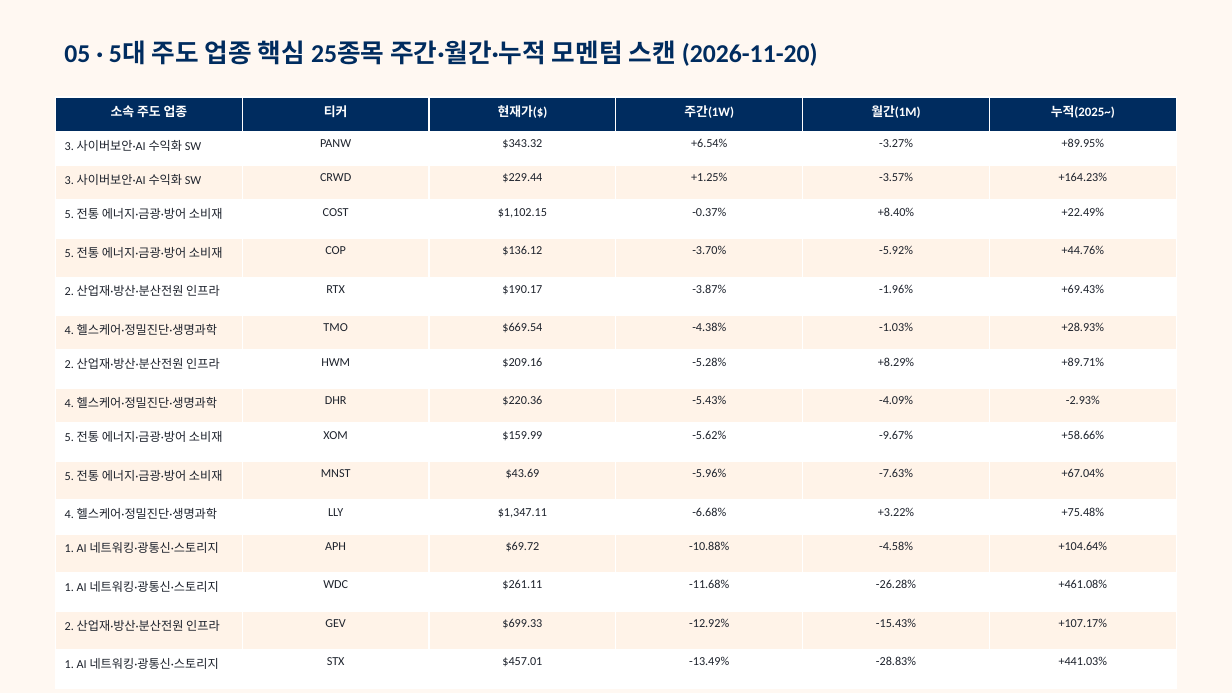
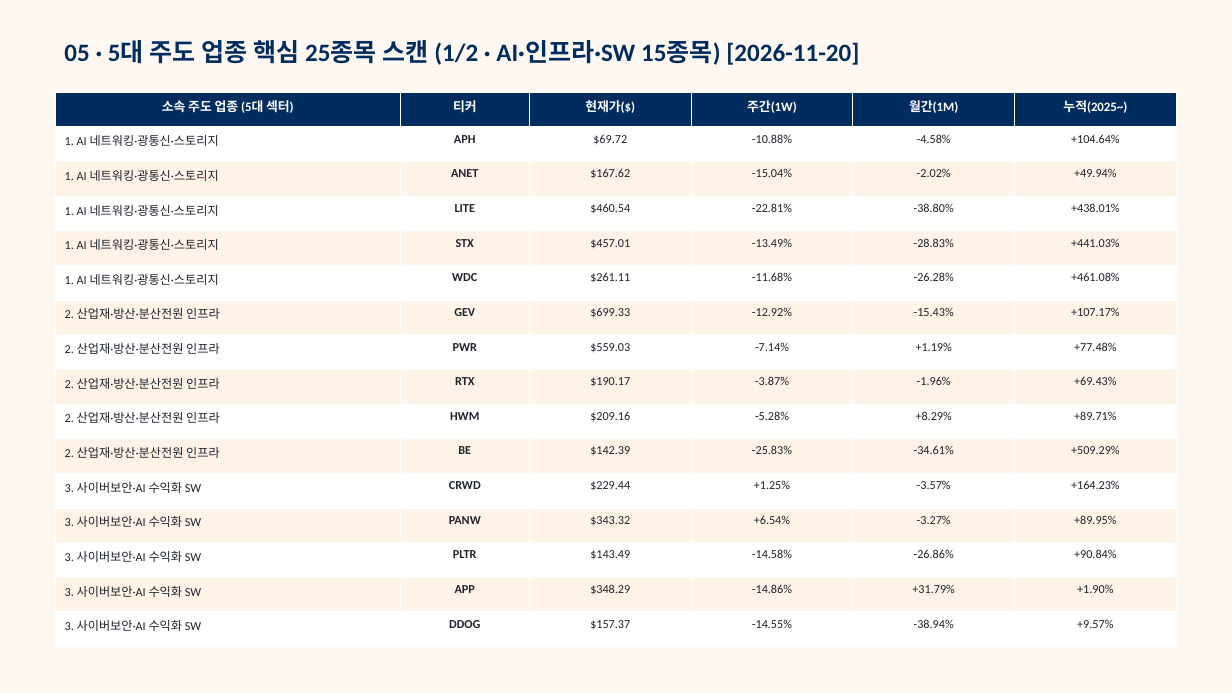
Before and after one commit to joohyunnim/ilsan-wm-us-flow-tracker, a slide deck: slide 15 of output/mirae_ilsan_wm_integrated_report_2026-11-20.pptx. Drawn at 1232x693 pixels with LibreOffice and Linux fonts; fonts in the diff are those of the drawing. Boxes give left, top, right and bottom in pixels: in the first picture for what was removed or moved away, otherwise in the second. Text is boxed around its words. In the diff, an @@ line names an element or a change of style, - is before the commit and + after.

```diff
--- a/output/mirae_ilsan_wm_integrated_report_2026-11-20.pptx
+++ b/output/mirae_ilsan_wm_integrated_report_2026-11-20.pptx
@@ text at (x1=64, y1=40, x2=859, y2=65): text changed; size 20 to 19.5 pt @@
-05 · 5대 주도 업종 핵심 25종목 주간·월간·누적 모멘텀 스캔 (2026-11-20)
+05 · 5대 주도 업종 핵심 25종목 스캔 (1/2 · AI·인프라·SW 15종목) [2026-11-20]
@@ table at (x1=55, y1=92, x2=1177, y2=647) @@
-row 1: 소속 주도 업종 | 티커 | 현재가($) | 주간(1W) | 월간(1M) | 누적(2025~)
-row 2: 3. 사이버보안·AI 수익화 SW | PANW | $343.32 | +6.54% | -3.27% | +89.95%
-row 3: 3. 사이버보안·AI 수익화 SW | CRWD | $229.44 | +1.25% | -3.57% | +164.23%
-row 4: 5. 전통 에너지·금광·방어 소비재 | COST | $1,102.15 | -0.37% | +8.40% | +22.49%
-row 5: 5. 전통 에너지·금광·방어 소비재 | COP | $136.12 | -3.70% | -5.92% | +44.76%
-row 6: 2. 산업재·방산·분산전원 인프라 | RTX | $190.17 | -3.87% | -1.96% | +69.43%
-row 7: 4. 헬스케어·정밀진단·생명과학 | TMO | $669.54 | -4.38% | -1.03% | +28.93%
-row 8: 2. 산업재·방산·분산전원 인프라 | HWM | $209.16 | -5.28% | +8.29% | +89.71%
-row 9: 4. 헬스케어·정밀진단·생명과학 | DHR | $220.36 | -5.43% | -4.09% | -2.93%
-row 10: 5. 전통 에너지·금광·방어 소비재 | XOM | $159.99 | -5.62% | -9.67% | +58.66%
-row 11: 5. 전통 에너지·금광·방어 소비재 | MNST | $43.69 | -5.96% | -7.63% | +67.04%
-row 12: 4. 헬스케어·정밀진단·생명과학 | LLY | $1,347.11 | -6.68% | +3.22% | +75.48%
+row 1: 소속 주도 업종 (5대 섹터) | 티커 | 현재가($) | 주간(1W) | 월간(1M) | 누적(2025~)
+row 3: 1. AI 네트워킹·광통신·스토리지 | ANET | $167.62 | -15.04% | -2.02% | +49.94%
+row 4: 1. AI 네트워킹·광통신·스토리지 | LITE | $460.54 | -22.81% | -38.80% | +438.01%
+row 5: 1. AI 네트워킹·광통신·스토리지 | STX | $457.01 | -13.49% | -28.83% | +441.03%
-row 16: 1. AI 네트워킹·광통신·스토리지 | STX | $457.01 | -13.49% | -28.83% | +441.03%
+row 8: 2. 산업재·방산·분산전원 인프라 | PWR | $559.03 | -7.14% | +1.19% | +77.48%
+row 9: 2. 산업재·방산·분산전원 인프라 | RTX | $190.17 | -3.87% | -1.96% | +69.43%
+row 10: 2. 산업재·방산·분산전원 인프라 | HWM | $209.16 | -5.28% | +8.29% | +89.71%
+row 11: 2. 산업재·방산·분산전원 인프라 | BE | $142.39 | -25.83% | -34.61% | +509.29%
+row 12: 3. 사이버보안·AI 수익화 SW | CRWD | $229.44 | +1.25% | -3.57% | +164.23%
+row 13: 3. 사이버보안·AI 수익화 SW | PANW | $343.32 | +6.54% | -3.27% | +89.95%
+row 14: 3. 사이버보안·AI 수익화 SW | PLTR | $143.49 | -14.58% | -26.86% | +90.84%
+row 15: 3. 사이버보안·AI 수익화 SW | APP | $348.29 | -14.86% | +31.79% | +1.90%
+row 16: 3. 사이버보안·AI 수익화 SW | DDOG | $157.37 | -14.55% | -38.94% | +9.57%
@@ table resized from (x1=55, y1=97, x2=1176, y2=673) to (x1=55, y1=92, x2=1177, y2=647) @@
```
Also in this commit, not shown: 1 other slide changed, 1 slide added, 1 other file.
